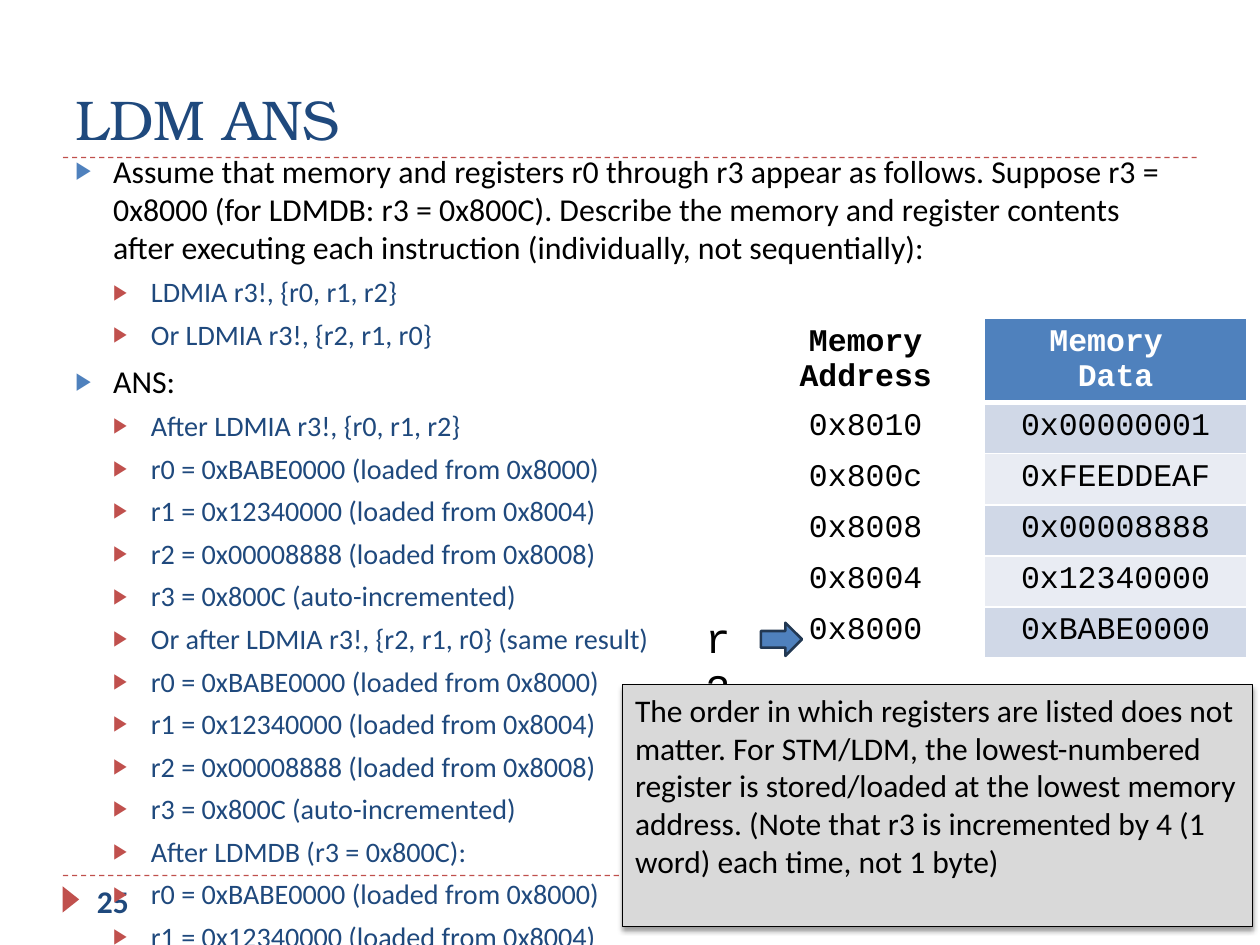
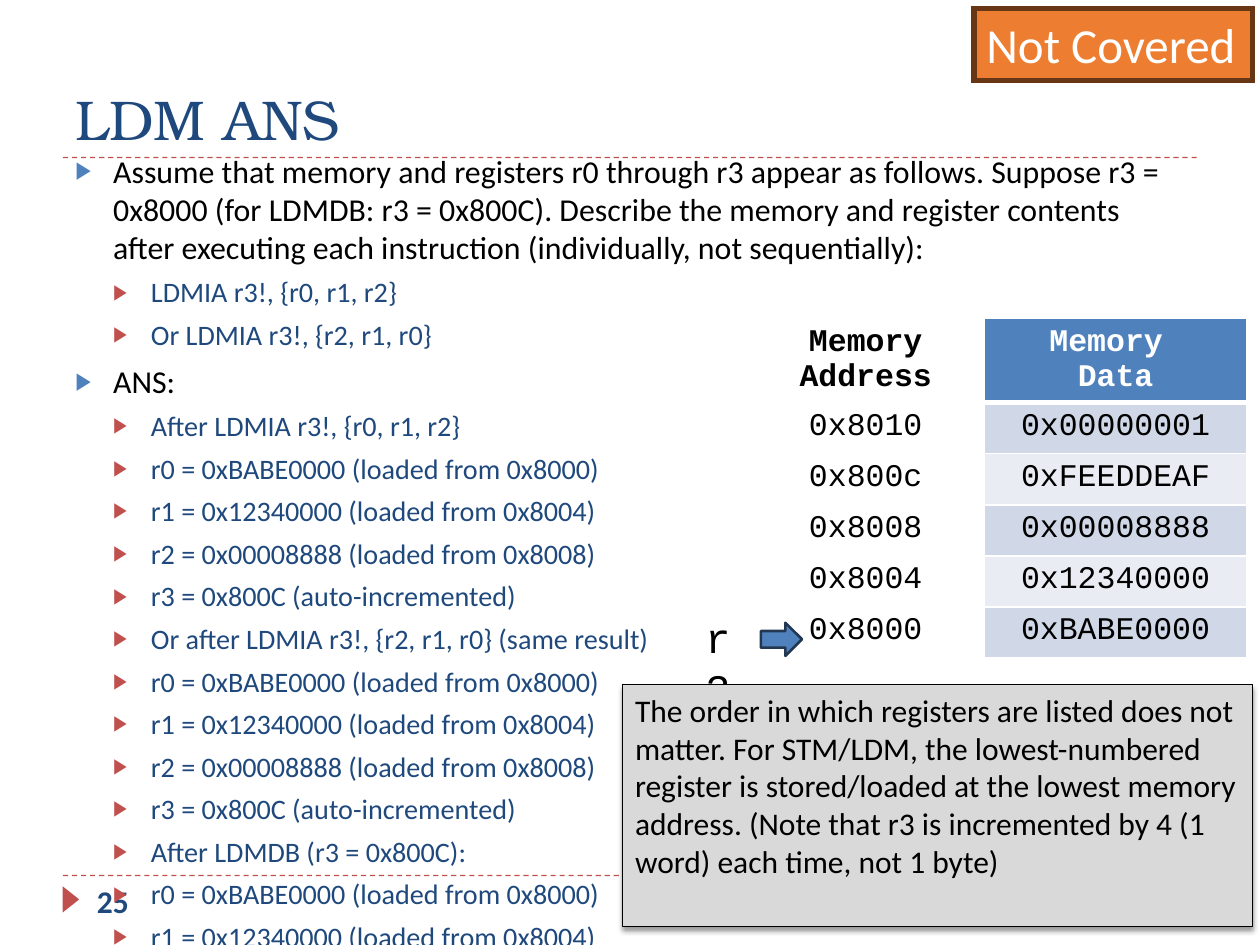
Before and after one commit to guhofstra/CSC111Fa26, a slide deck: slide 25 of PPTs/Ch5_ARM_Load_Store_Exercises_ANS.pptx. Drawn at 1260x945 pixels with LibreOffice and Linux fonts; fonts in the diff are those of the drawing. Boxes give left, top, right and bottom in pixels: in the first picture for what was removed or moved away, otherwise in the second. Text is boxed around its words. In the diff, an @@ line names an element or a change of style, - is before the commit and + after.

```diff
--- a/PPTs/Ch5_ARM_Load_Store_Exercises_ANS.pptx
+++ b/PPTs/Ch5_ARM_Load_Store_Exercises_ANS.pptx
@@ rectangle added at [974,9,1252,81], fill #ED7D31, outline #683715 3 pt, 28 pt, text #FFFFFF @@
+Not Covered
```
Also in this commit, not shown: 7 other slides changed, 2 other files.
